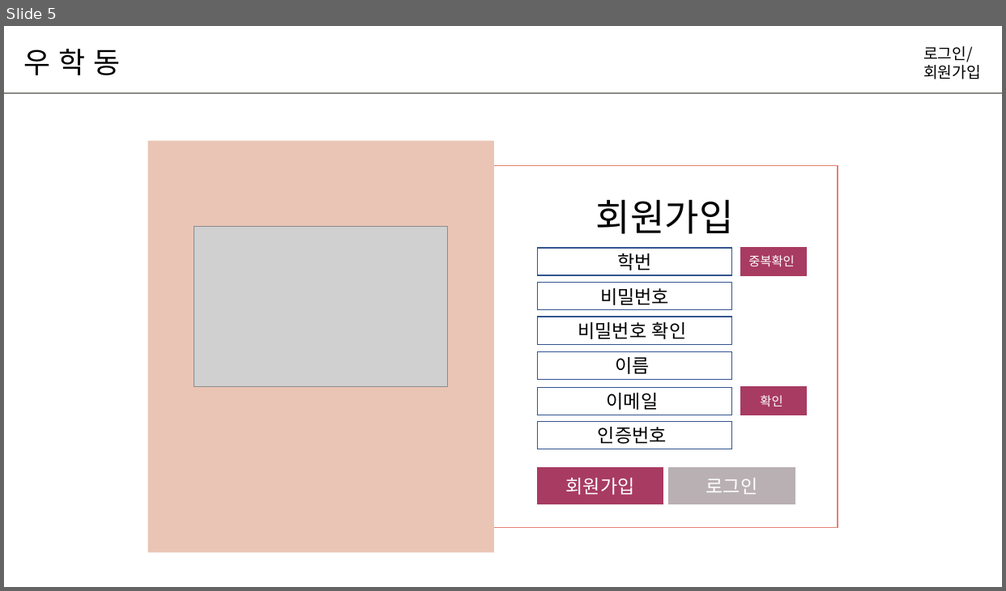
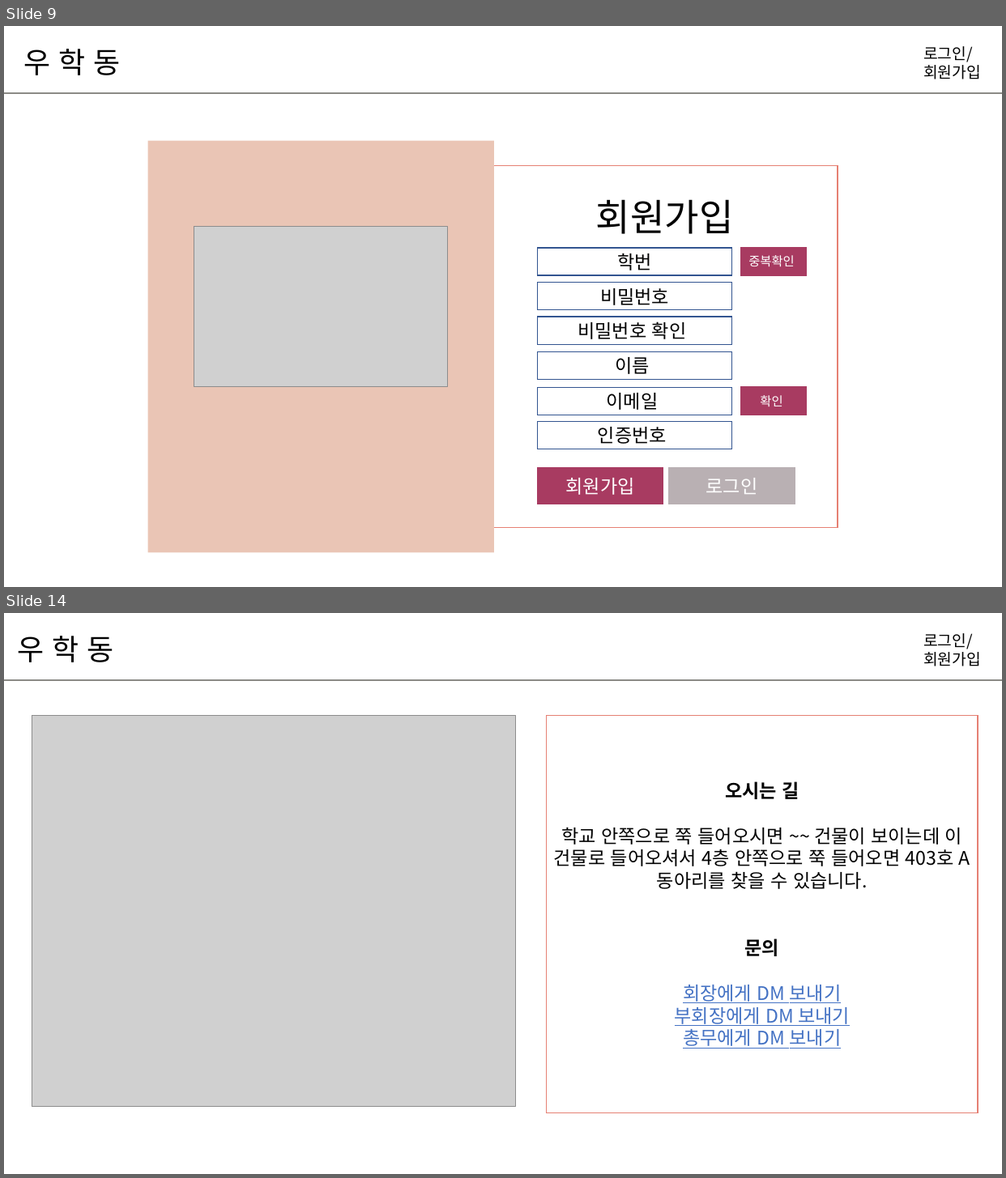
Before and after one commit to hyunniesss/ToyProject, a slide deck: document/와이어프레임/우학동_와이어프레임.pptx. Shown one above the other, each under a label of ours: slide 5 before the commit, slides 9 and 14 after it; the slides between them are not shown. The pictures are 1006x591 and 1006x1178 pixels, drawn with LibreOffice and Linux fonts; fonts in the diff are those of the drawing; grey boxes stand for pictures. Boxes give left, top, right and bottom in pixels: in the first picture for what was removed or moved away, otherwise in the second. Text is boxed around its words. In the diff, an @@ line names an element or a change of style, - is before the commit and + after.

```diff
--- a/document/와이어프레임/우학동_와이어프레임.pptx
+++ b/document/와이어프레임/우학동_와이어프레임.pptx
@@ slide 14 added at (4,613,1002,1174), background #FFFFFF @@
@@ text added at (17,636,113,662), 28 pt, text #000000 @@
+우 학 동
@@ text added at (923,633,981,666), 15 pt, text #000000 @@
+로그인/
+회원가입
@@ line added from (4, 680) to (1002, 680), #8B8A86 1.5 pt @@
@@ picture added at (32,716,515,1107) @@
@@ rectangle added at (546,716,978,1113), outline #E58073 1 pt, 18 pt, text #000000 @@
+오시는 길
+학교 안쪽으로 쭉 들어오시면 ~~ 건물이 보이는데 이 건물로 들어오셔서 4층 안쪽으로 쭉 들어오면 403호 A동아리를 찾을 수 있습니다.
+문의
+회장에게 DM 보내기
+부회장에게 DM 보내기
+총무에게 DM 보내기
@@ what was slide 5 is now slide 9 @@
```
Also in this commit, not shown: 5 slides changed, 9 other slides added, 1 other file.
